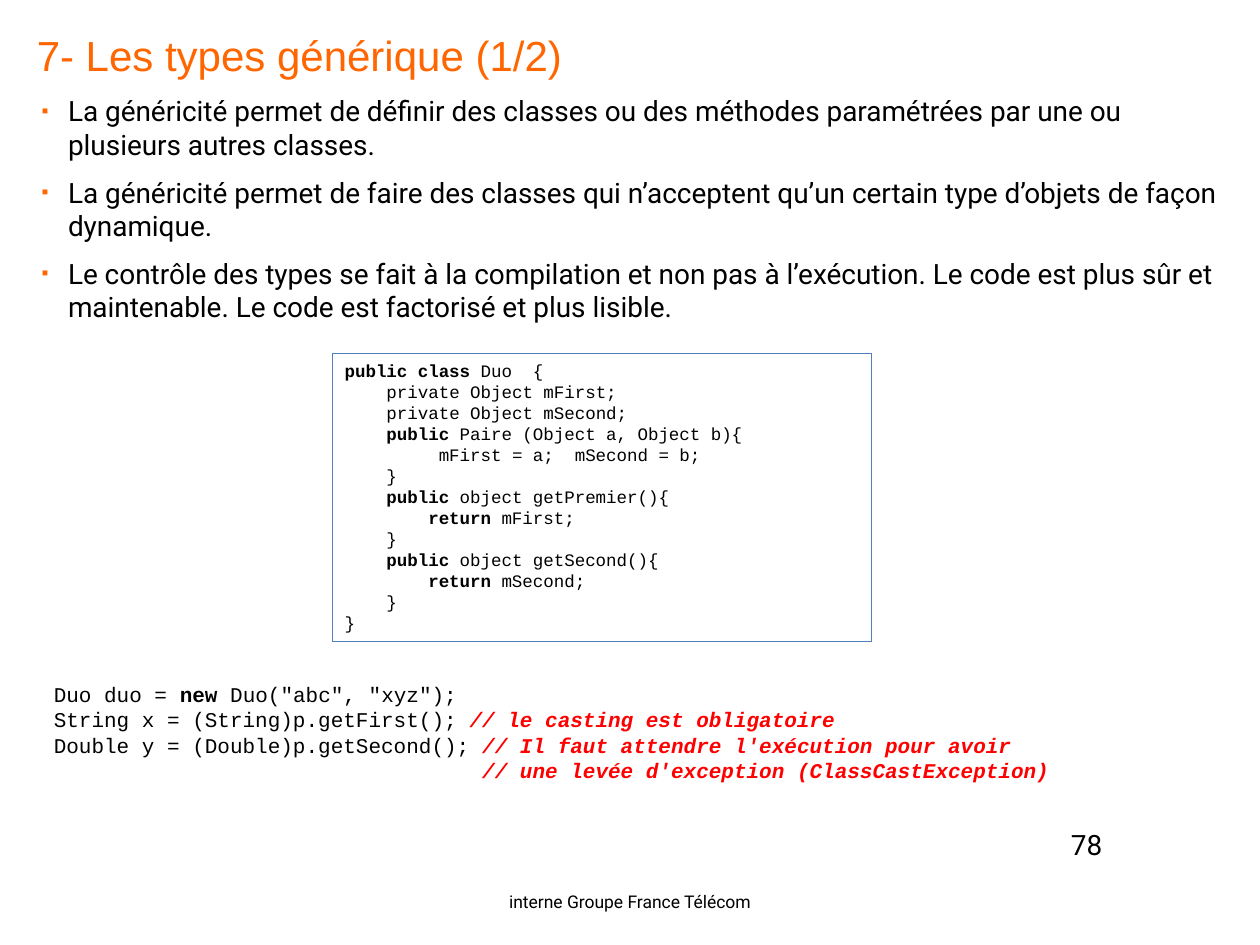
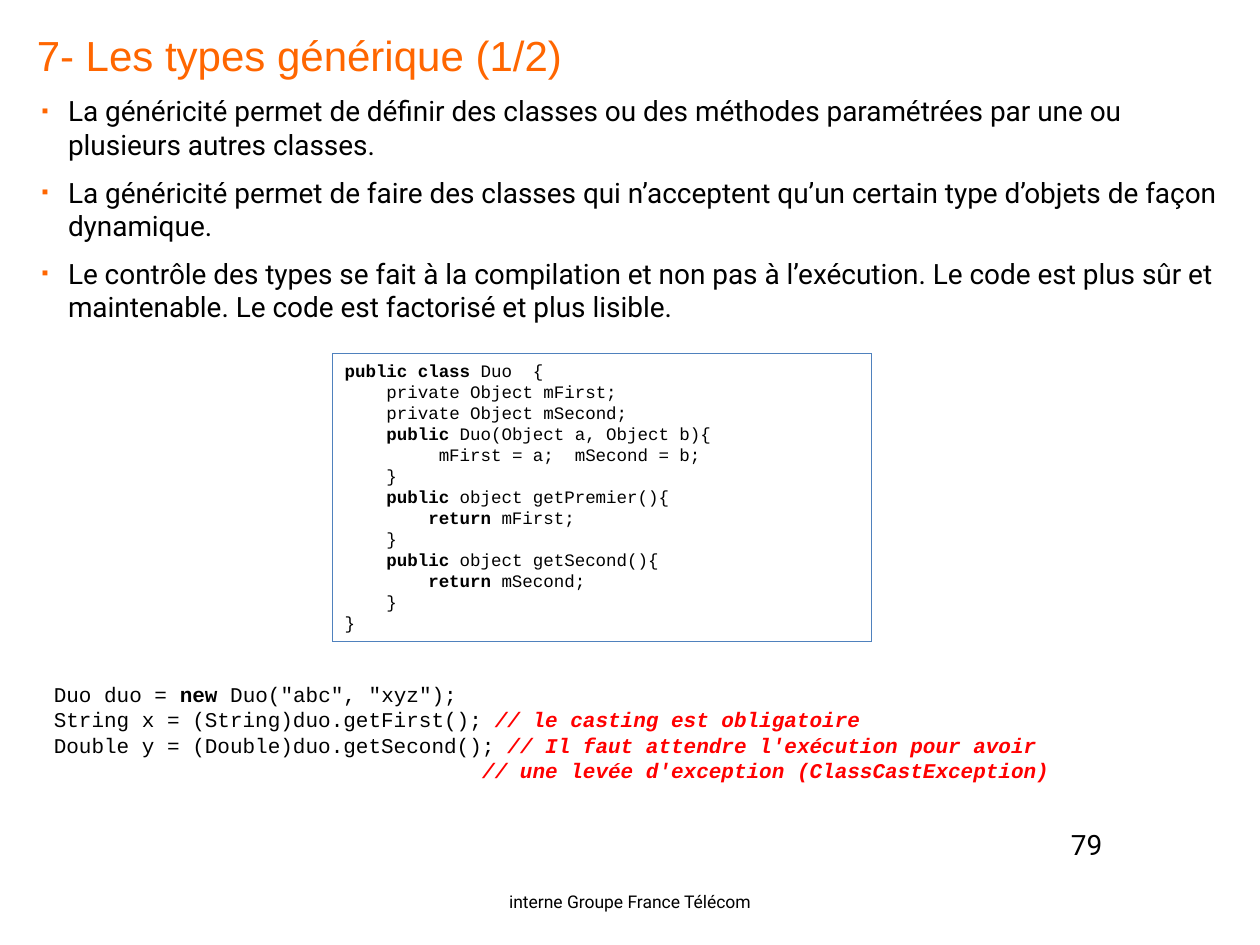
Before and after one commit to yplo6403/formationjava, a slide deck: slide 79 of doc/Java-OL1.pptx (slide 78 before the commit). Drawn at 1260x945 pixels with LibreOffice and Linux fonts; fonts in the diff are those of the drawing; background and template pictures are left out. Boxes give left, top, right and bottom in pixels: in the first picture for what was removed or moved away, otherwise in the second. Text is boxed around its words. In the diff, an @@ line names an element or a change of style, - is before the commit and + after.

```diff
--- a/doc/Java-OL1.pptx
+++ b/doc/Java-OL1.pptx
@@ text in rectangle at bbox=[386, 428, 710, 444]: text changed @@
-public Paire (Object a, Object b){
+public Duo(Object a, Object b){
@@ text at bbox=[54, 712, 1036, 758]: text changed; text colour #FF0000 to #000000; bold off; italic off @@
-String x = (String)p.getFirst(); // le casting est obligatoire
-Double y = (Double)p.getSecond(); // Il faut attendre l'exécution pour avoir
+String x = (String)duo.getFirst(); // le casting est obligatoire
+Double y = (Double)duo.getSecond(); // Il faut attendre l'exécution pour avoir
@@ page number at bbox=[1071, 835, 1102, 855]: text changed @@
-78
+79
```
Also in this commit, not shown: 25 other slides changed, 1 slide added, 1 other file.
